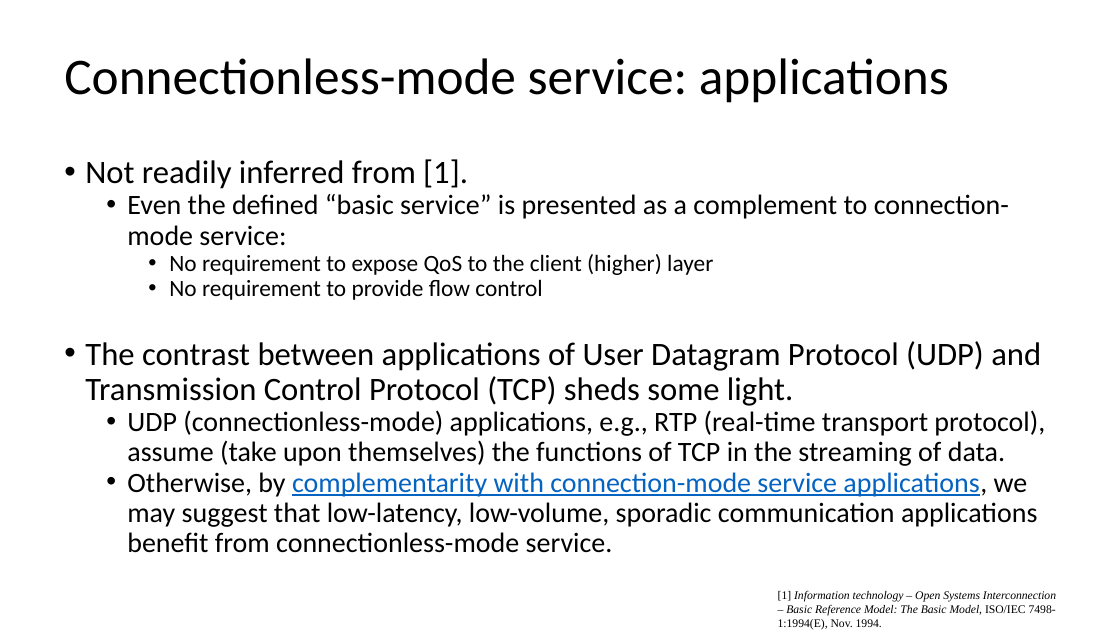
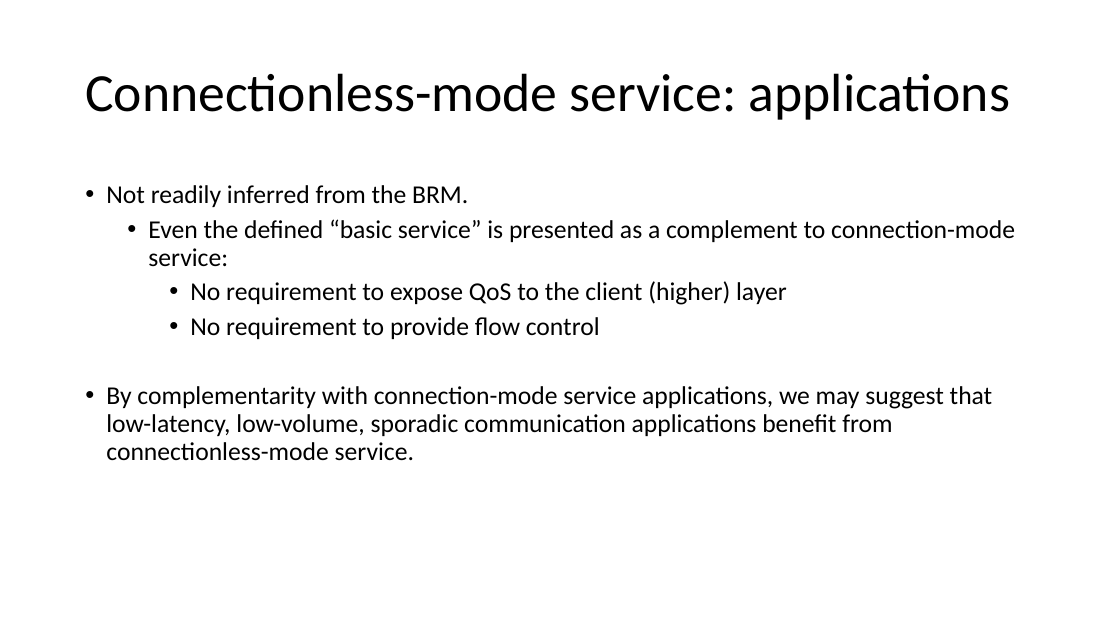
Before and after one commit to lukacassar/hw, a slide deck: slide 44 of CCE2414/1. Networking Foundations.pptx (slide 43 before the commit). Drawn at 1120x630 pixels with LibreOffice and Linux fonts; fonts in the diff are those of the drawing. Boxes give left, top, right and bottom in pixels: in the first picture for what was removed or moved away, otherwise in the second. Text is boxed around its words. In the diff, an @@ line names an element or a change of style, - is before the commit and + after.

```diff
--- a/CCE2414/1. Networking Foundations.pptx
+++ b/CCE2414/1. Networking Foundations.pptx
@@ title "Connectionless-mode service: applications": place and size @@
-title "Connectionless-mode service: applications" at bbox=[64, 58, 949, 103]
+title "Connectionless-mode service: applications" at bbox=[85, 73, 1010, 120]
@@ title "Connectionless-mode service: applications" at bbox=[85, 73, 1010, 120]: size 44 to 46 pt @@
@@ text "Not readily inferred from the ...": place and size @@
-text "Not readily inferred from the ..." at bbox=[85, 159, 1045, 553]
+text "Not readily inferred from the ..." at bbox=[106, 185, 1015, 461]
@@ text at bbox=[106, 185, 468, 207]: text changed; size 28 to 22 pt @@
-• Not readily inferred from [1].
+• Not readily inferred from the BRM.
@@ text at bbox=[148, 219, 1015, 339]: size 24 to 22 pt in "Even the defined “basic service” is presented ..."; size 20 to 22 pt in "No requirement to expose QoS to the ...", "No requirement to provide flow control"; more space between paragraphs @@
@@ text at bbox=[106, 386, 993, 461]: text changed; size 24 to 22 pt @@
-• The contrast between applications of User Datagram Protocol (UDP) and Transmission Control Protocol (TCP) sheds some light.
-  • UDP (connectionless-mode) applications, e.g., RTP (real-time transport protocol), assume (take upon themselves) the functions of TCP in the streaming of data.
-  • Otherwise, by complementarity with connection-mode service applications, we may suggest that low-latency, low-volume, sporadic communication applications benefit from connectionless-mode service.
+• By complementarity with connection-mode service applications, we may suggest that low-latency, low-volume, sporadic communication applications benefit from connectionless-mode service.
@@ text removed at bbox=[778, 590, 1056, 630] @@
-[1] Information technology – Open Systems Interconnection – Basic Reference Model: The Basic Model, ISO/IEC 7498-1:1994(E), Nov. 1994.
```
Also in this commit, not shown: 54 other slides changed, 12 slides added, 5 slides removed.
